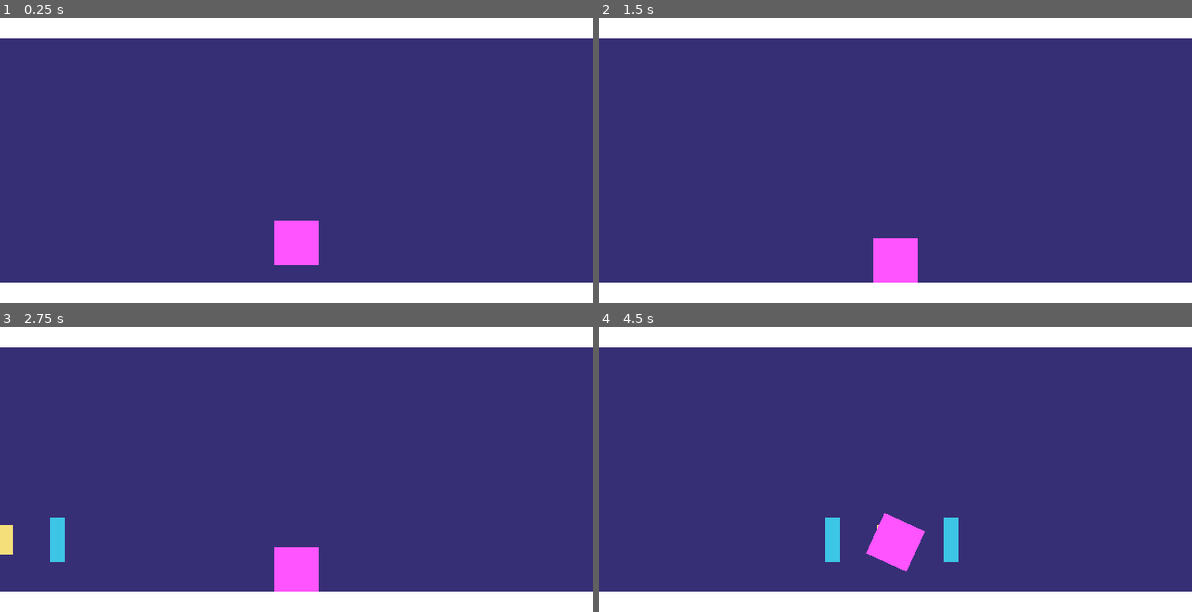
Above: before the commit, frames 1-4 (two rows, left to right).
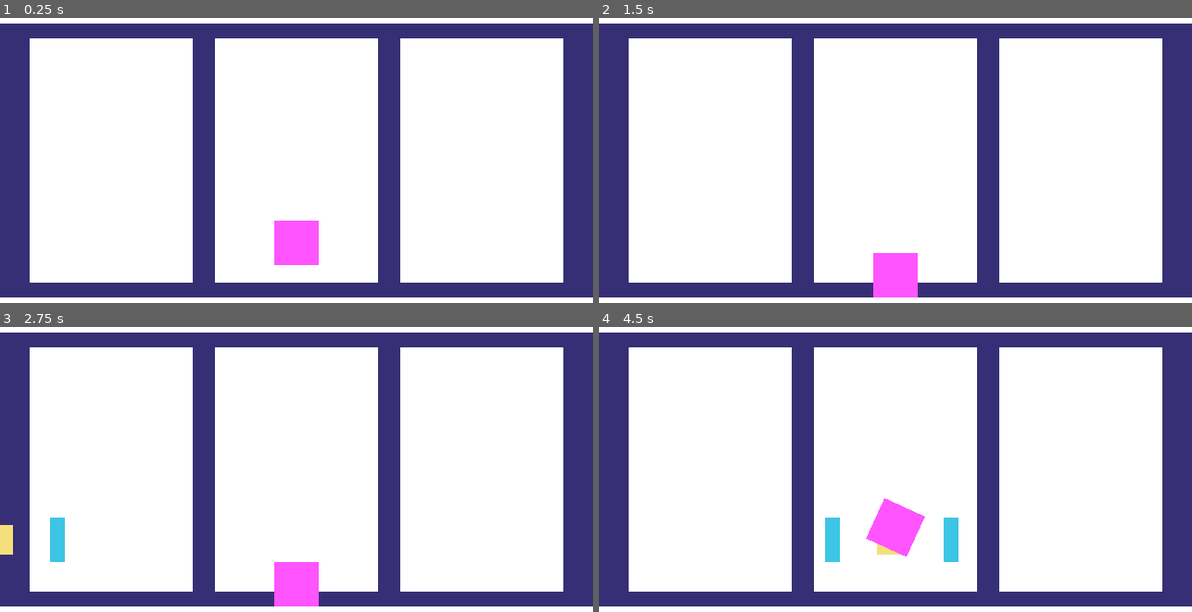
Above: after the commit, the same moments.

Repository: JakeDaSpud/dupped
Game: Godot game, scene res://src/Scenes/game.tscn
The game is run twice, just before and just after one commit, with the same random seed, the same clock (stepped at 60 frames per second) and the same inputs.
Inputs (mouse positions are in pixels of both pictures, inside the frame that each line leads up to):
- Up to frame 1 (0.25 s): no input
- Up to frame 2 (1.5 s): tap Enter (button_keyboard) at 0.5, 0.6 s; move the mouse to (1025, 143) at 0.52 s; tap Space at 1.25 s; move the mouse to (776, 177) at 1.27 s; click (776, 177) at 1.35 s
- Up to frame 3 (2.75 s): tap Enter (button_keyboard) at 2, 2.1 s; move the mouse to (355, 395) at 2.02 s
- Up to frame 4 (4.5 s): move the mouse to (865, 535) at 2.77 s; click (865, 535) at 2.85 s; move the mouse to (1073, 520) at 3.52 s; tap Enter (button_keyboard) at 3.6 s; move the mouse to (717, 418) at 4.27 s; click (717, 418) at 4.35 s

The runs differ from the first frame. In frame 1, 80% of the frame differs, in the area x 0-100%, y 1-99%; in frame 2, 80%; in frame 3, 80%; in frame 4, 80%.

Commit message:
:lipstick: added placeholder ui parts
:art: fixed floor ceiling into new scene called surface

Diff:
--- a/src/Scenes/game.tscn
+++ b/src/Scenes/game.tscn
@@ -1,11 +1,10 @@
-[gd_scene load_steps=5 format=3 uid="uid://dhy8cbfniuhqw"]
+[gd_scene load_steps=6 format=3 uid="uid://dhy8cbfniuhqw"]
 
 [ext_resource type="Script" path="res://src/Scripts/game_manager.gd" id="1_jl2uv"]
 [ext_resource type="PackedScene" uid="uid://dgmyqu482ws7t" path="res://src/Scenes/Player.tscn" id="1_rc4ua"]
 [ext_resource type="PackedScene" uid="uid://2kxndr85are3" path="res://src/Scenes/Capsule.tscn" id="2_51kqe"]
-
-[sub_resource type="RectangleShape2D" id="RectangleShape2D_ctfxu"]
-size = Vector2(768, 48)
+[ext_resource type="PackedScene" uid="uid://ueg1kpnu0mqg" path="res://src/Scenes/surface.tscn" id="2_qy24i"]
+[ext_resource type="PackedScene" uid="uid://4g36jp4j7phv" path="res://src/Scenes/scoreboard_part.tscn" id="4_adq7y"]
 
 [node name="Game" type="Node2D"]
 script = ExtResource("1_jl2uv")
@@ -22,35 +21,25 @@
 offset_bottom = 368.0
 color = Color(0.215686, 0.184314, 0.458824, 1)
 
-[node name="roof" type="StaticBody2D" parent="Level"]
-position = Vector2(320, 336)
-collision_layer = 2
+[node name="scoreboard" type="Node2D" parent="Level"]
 
-[node name="CollisionShape2D" type="CollisionShape2D" parent="Level/roof"]
-shape = SubResource("RectangleShape2D_ctfxu")
+[node name="score1" parent="Level/scoreboard" instance=ExtResource("4_adq7y")]
+position = Vector2(120, 312)
 
-[node name="ColorRect" type="ColorRect" parent="Level/roof"]
-offset_left = -384.0
-offset_top = -24.0
-offset_right = 384.0
-offset_bottom = 24.0
+[node name="score2" parent="Level/scoreboard" instance=ExtResource("4_adq7y")]
+position = Vector2(320, 312)
 
-[node name="floor" type="StaticBody2D" parent="Level"]
-position = Vector2(320, 24)
-collision_layer = 2
+[node name="score3" parent="Level/scoreboard" instance=ExtResource("4_adq7y")]
+position = Vector2(520, 312)
 
-[node name="CollisionShape2D" type="CollisionShape2D" parent="Level/floor"]
-shape = SubResource("RectangleShape2D_ctfxu")
+[node name="roof" parent="Level" instance=ExtResource("2_qy24i")]
+position = Vector2(320, 16)
 
-[node name="ColorRect" type="ColorRect" parent="Level/floor"]
-offset_left = -384.0
-offset_top = -24.0
-offset_right = 384.0
-offset_bottom = 24.0
+[node name="floor" parent="Level" instance=ExtResource("2_qy24i")]
+position = Vector2(320, 344)
 
 [node name="Capsule" parent="Level" instance=ExtResource("2_51kqe")]
 position = Vector2(-192, 256)
-speed = 50.0
 
 [node name="Player" parent="." instance=ExtResource("1_rc4ua")]
 position = Vector2(320, 176)
--- /dev/null
+++ b/src/Scenes/scoreboard_part.tscn
@@ -0,0 +1,8 @@
+[gd_scene format=3 uid="uid://4g36jp4j7phv"]
+
+[node name="ScoreboardPart" type="Sprite2D"]
+
+[node name="ColorRect" type="ColorRect" parent="."]
+offset_left = -88.0
+offset_top = -264.0
+offset_right = 88.0
--- /dev/null
+++ b/src/Scenes/surface.tscn
@@ -0,0 +1,16 @@
+[gd_scene load_steps=2 format=3 uid="uid://ueg1kpnu0mqg"]
+
+[sub_resource type="RectangleShape2D" id="RectangleShape2D_ctfxu"]
+size = Vector2(640, 32)
+
+[node name="surface" type="StaticBody2D"]
+collision_layer = 2
+
+[node name="CollisionShape2D" type="CollisionShape2D" parent="."]
+shape = SubResource("RectangleShape2D_ctfxu")
+
+[node name="ColorRect" type="ColorRect" parent="."]
+offset_left = -320.0
+offset_top = -16.0
+offset_right = 320.0
+offset_bottom = 16.0
--- a/src/Scripts/capsule.gd
+++ b/src/Scripts/capsule.gd
@@ -2,7 +2,7 @@
 
 var game : Node2D;
 
-@export var speed : float = 150.0;
+@export var speed : int = 50;
 
 func _ready() -> void:
 	game = get_tree().get_current_scene();
--- a/src/Scripts/game_manager.gd
+++ b/src/Scripts/game_manager.gd
@@ -10,7 +10,6 @@
 	if _in_menu && (Input.is_action_just_pressed("button_gamepad") || Input.is_action_just_pressed("button_keyboard") || Input.is_action_just_pressed("button_mouse")):
 		_in_menu = false;
 
-
 func end_game() -> void:
 	self.game_over = true;
 
